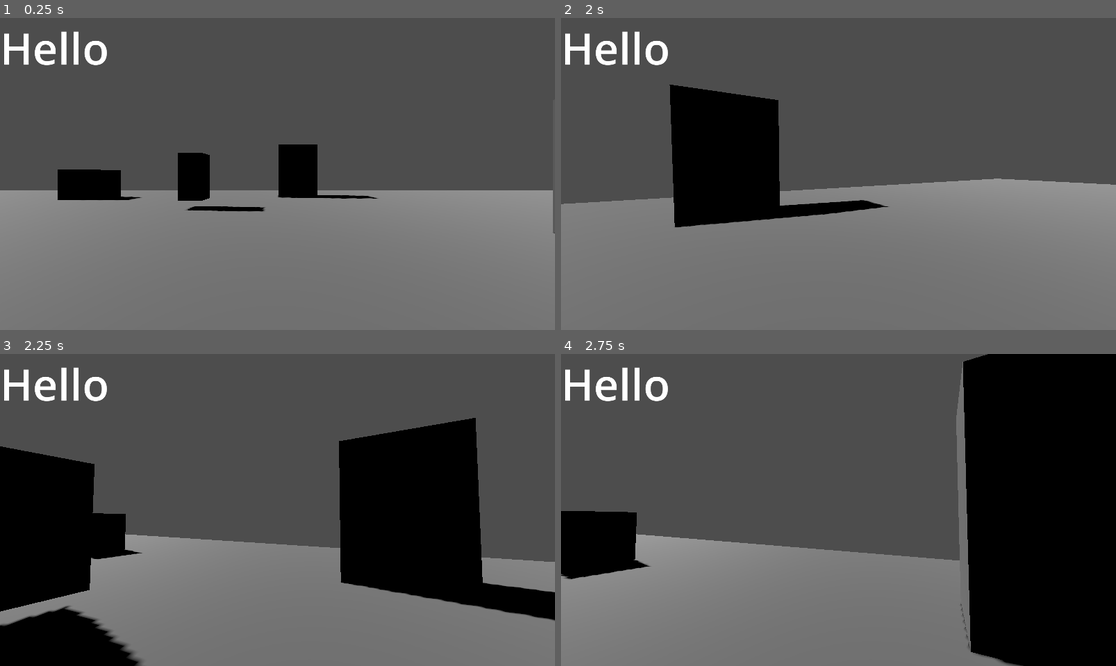
Above: before the commit, frames 1-4 (two rows, left to right).
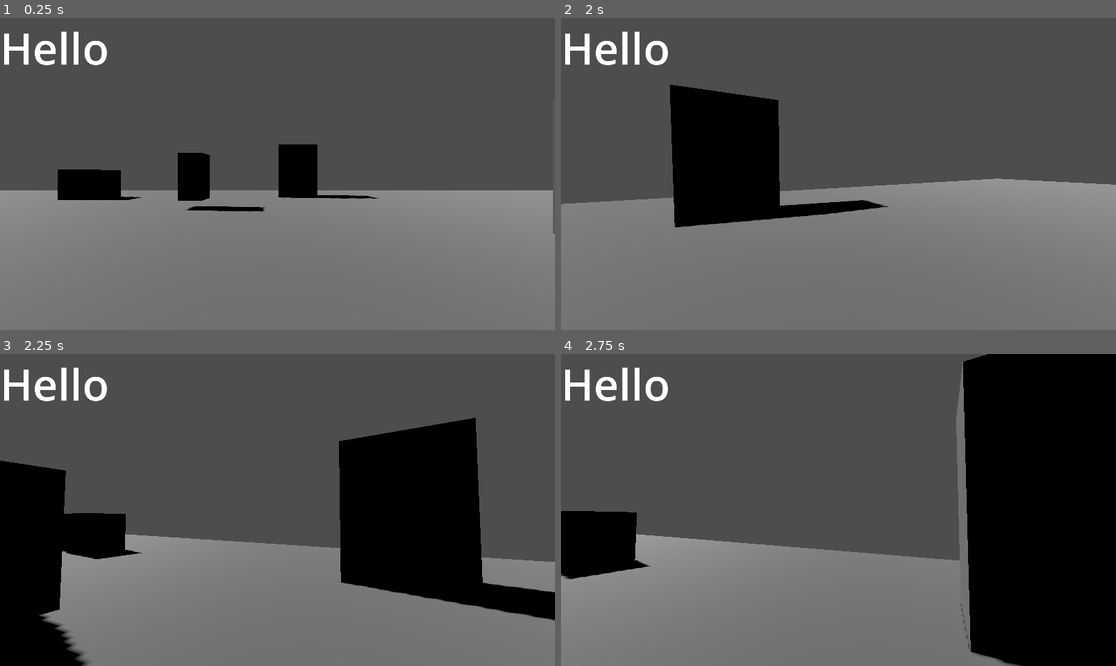
Above: after the commit, the same moments.

Repository: raskolnikov23/ashesofafriend
Game: Godot game, scene res://scene.tscn
The game is run twice, just before and just after one commit, with the same random seed, the same clock (stepped at 60 frames per second) and the same inputs.
Inputs (mouse positions are in pixels of both pictures, inside the frame that each line leads up to):
- Up to frame 1 (0.25 s): no input
- Up to frame 2 (2 s): tap Enter at 0.5 s; move the mouse to (832, 180) at 0.52 s; hold W (move_forward) from 0.53 s (still down); tap Space (jump) at 0.77, 1.52 s; move the mouse to (877, 177) at 1.27 s
- Up to frame 3 (2.25 s): keep holding W (move_forward); move the mouse to (233, 506) at 2.02 s
- Up to frame 4 (2.75 s): keep holding W (move_forward)

Frames 1-2 are identical in both runs. In frame 3, 4.2% of the frame differs, in the area x 0-26%, y 29-100%; in frame 4, nothing differs.

Commit message:
AI roaming and idle

Diff:
--- a/enemy.gd
+++ b/enemy.gd
@@ -14,13 +14,15 @@
 @onready var navagent = $NavigationAgent3D
 
 func _ready():
-	raycast.target_position.z = -10
+	raycast.target_position.z = raylength
 
-const RAY_LENGTH = 1000
+var raylength = -10
 var collidedobject
 var defalertbuffer = 1.0
 var alertbuffer = defalertbuffer
 var speed = 2
+var defidletime = 2
+var idletime = defidletime
 
 
 #func _physics_process(delta):
@@ -34,6 +36,7 @@
 
 		if collidedobject.name == "Player":
 			state = ALERT
+			print("Detected player, following")
 
 	else:
 		collidedobject = null
@@ -41,18 +44,25 @@
 
 	match state:
 		IDLE:
-			print("I am idle")
 			alertbuffer = defalertbuffer
-			# idle -> roam timer
-				# when 0 -> set roampoint
+			idletime -= delta
+
+			if idletime <= 0:
+				navagent.set_target_position(Vector3(randi_range(0,5), 0, randi_range(0,5)))
+				print("I start to roam")
+				state = ROAMING
+
 		ROAMING:
-			print("I am ROAMING")
-			# navigate to roampoint
-			#
+			var nextnavpoint = navagent.get_next_path_position()
+			velocity = (nextnavpoint - global_transform.origin).normalized() * speed
+			move_and_slide()
+
+			if navagent.is_navigation_finished():
+				print("Roaming dst reached, going idle")
+				state = IDLE
+				idletime = defidletime
+
 		ALERT:
-			print("I am alert")
-
-
 			# follow player
 			navagent.set_target_position(player.global_transform.origin)
 			var nextnavpoint = navagent.get_next_path_position()
@@ -65,8 +75,9 @@
 				alertbuffer -= delta
 				if alertbuffer <= 0:
 					alertbuffer = 0
-					print("Player lost!")
+					print("Player lost, going idle")
 					state = IDLE # mos izsauc funkciju set_state(idle) prieks vienreizejiem calliem, lai var resetot alertbuffer
+					idletime = defidletime
 
 
 	#print(alertbuffer)
